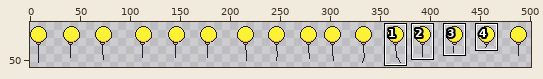
One commit to this pixel-art file: avatars/wearables_nondefault/accessory/other/balloon/balloon.aseprite. The first picture is a wide view before the edit; the outline marks the close-up.
Close-up. Earlier state:
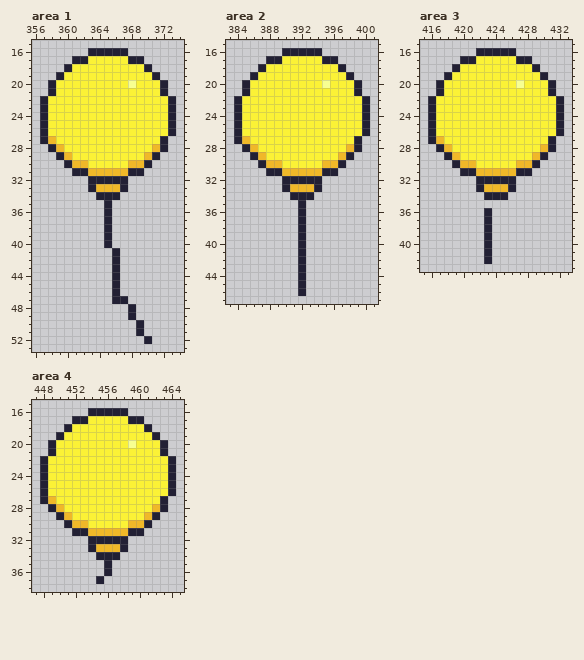
512x64 pixels, 1 frame. Shown: area 1: x 356..374, y 15..53; area 2: x 383..401, y 15..47; area 3: x 415..433, y 15..43; area 4: x 447..465, y 15..38. The wide view leaves out empty margins. The commit also changed other parts of the picture, which this record leaves out.
After the commit:
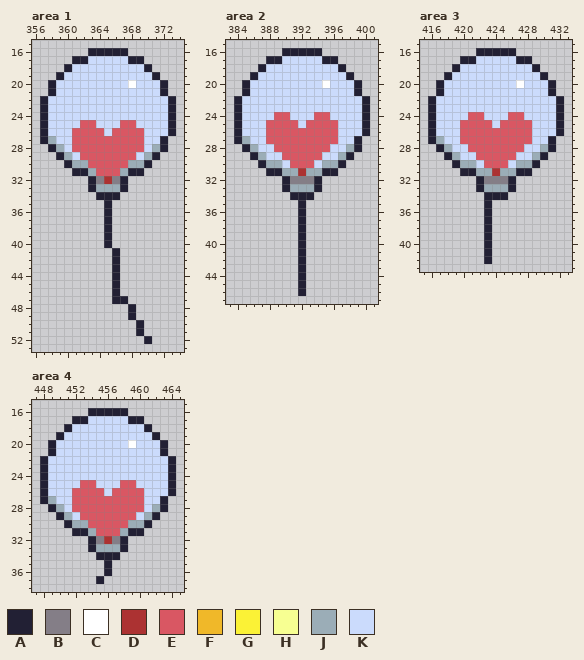
Palette (. is transparent): A #222034  B #847e87  C #ffffff  D #ac3232  E #d95763  F #f0b829  G #fbf236  H #f7ff92  J #9badb7  K #cbdbfc
The exact change:
layer "deco" added
Changed rows in their new state; - is an unchanged pixel.
Area 1, layers "deco", "other_front":
first column x 358:
17 -----KKKKK-----
18 ---KKKKKKKKK---
19 --KKKKKKKKKKK--
20 -KKKKKKKKKCKKK-
21 -KKKKKKKKKKKKK-
22 KKKKKKKKKKKKKKK
23 KKKKKKKKKKKKKKK
24 KKKKKKKKKKKKKKK
25 KKKKEEKKKEEKKKK
26 KKKEEEEKEEEEKKK
27 JKKEEEEEEEEEKK-
28 -JKEEEEEEEEEKJ-
29 --JKEEEEEEEKJ--
30 ---JJEEEEEJJ---
31 -----JEEEJ-----
32 ------BDB------
33 ------JJJ------
Area 2, layers "deco", "other_front":
first column x 385:
17 -----KKKKK-----
18 ---KKKKKKKKK---
19 --KKKKKKKKKKK--
20 -KKKKKKKKKCKKK-
21 -KKKKKKKKKKKKK-
22 KKKKKKKKKKKKKKK
23 KKKKKKKKKKKKKKK
24 KKKKEEKKKEEKKKK
25 KKKEEEEKEEEEKKK
26 KKKEEEEEEEEEKKK
27 JKKEEEEEEEEEKK-
28 -JKKEEEEEEEKKJ-
29 --JKKEEEEEKKJ--
30 ---JJKEEEKJJ---
31 -----JJDJJ-----
32 ------BBB------
33 ------JJJ------
Area 3, layers "deco", "other_front":
first column x 417:
17 -----KKKKK-----
18 ---KKKKKKKKK---
19 --KKKKKKKKKKK--
20 -KKKKKKKKKCKKK-
21 -KKKKKKKKKKKKK-
22 KKKKKKKKKKKKKKK
23 KKKKKKKKKKKKKKK
24 KKKKEEKKKEEKKKK
25 KKKEEEEKEEEEKKK
26 KKKEEEEEEEEEKKK
27 JKKEEEEEEEEEKK-
28 -JKKEEEEEEEKKJ-
29 --JKKEEEEEKKJ--
30 ---JJKEEEKJJ---
31 -----JJDJJ-----
32 ------BBB------
33 ------JJJ------
35 ------A--------
Area 4, layers "deco", "other_front":
first column x 449:
17 -----KKKKK-----
18 ---KKKKKKKKK---
19 --KKKKKKKKKKK--
20 -KKKKKKKKKCKKK-
21 -KKKKKKKKKKKKK-
22 KKKKKKKKKKKKKKK
23 KKKKKKKKKKKKKKK
24 KKKKKKKKKKKKKKK
25 KKKKEEKKKEEKKKK
26 KKKEEEEKEEEEKKK
27 JKKEEEEEEEEEKK-
28 -JKEEEEEEEEEKJ-
29 --JKEEEEEEEKJ--
30 ---JJEEEEEJJ---
31 -----JEEEJ-----
32 ------BDB------
33 ------JJJ------
